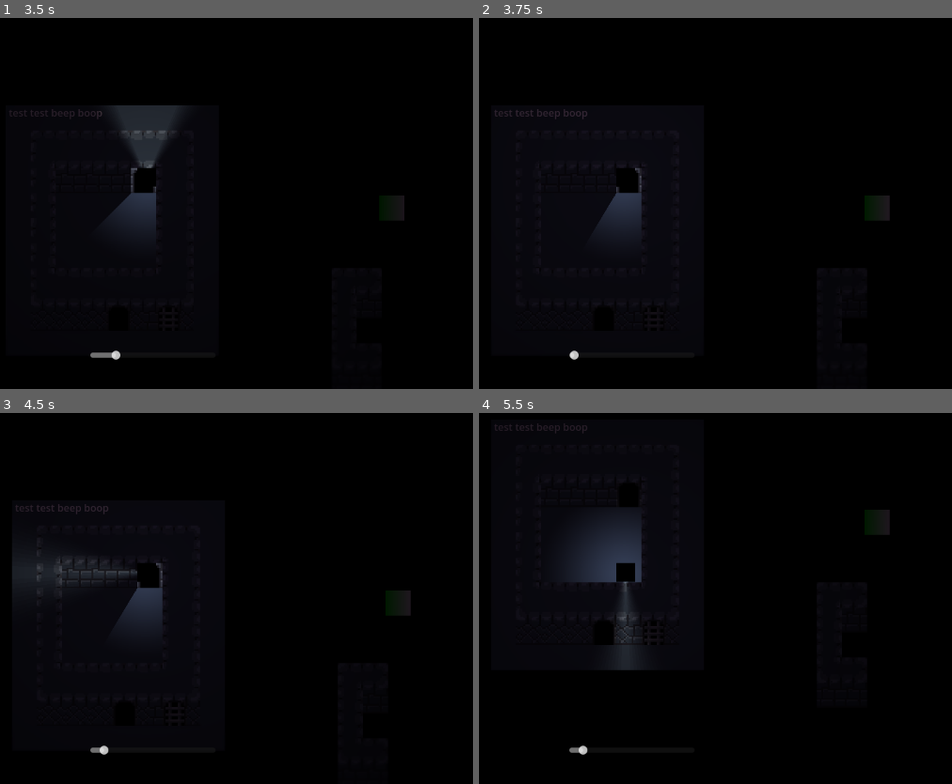
Above: before the commit, frames 1-4 (two rows, left to right).
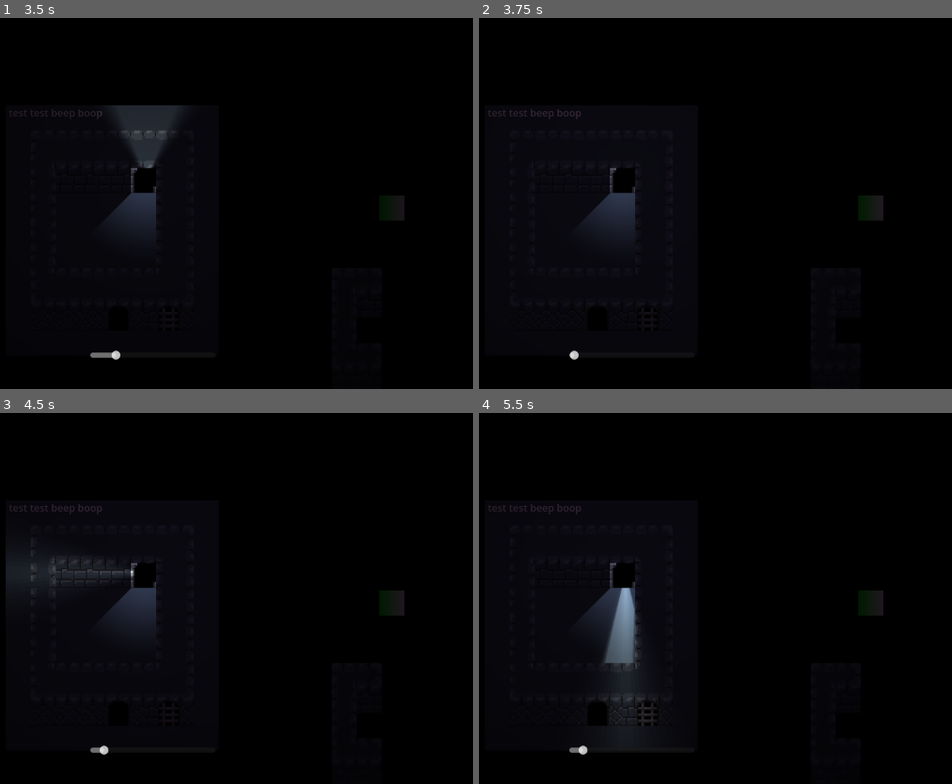
Above: after the commit, the same moments.

Repository: spdskatr/perplex-temple
Game: Godot game, scene res://scenes/test_rokas.tscn
The game is run twice, just before and just after one commit, with the same random seed, the same clock (stepped at 60 frames per second) and the same inputs. This scene is started directly instead of the project's main scene.
Inputs:
- Up to frame 1 (3.5 s): tap Enter (accept) at 0.5, 2 s; hold Right (right) 0.53-1.28 s; hold Q (DecreaseVision) 0.53-1.28 s; hold Down (down) 1.28-2.03 s; tap E (IncreaseVision) at 1.35 s; hold Right (right) 2.03-2.78 s; hold Enter (accept) 2.03-2.78 s; hold Up (up) from 2.78 s (still down); tap Shift (shift) at 2.85 s
- Up to frame 2 (3.75 s): tap Enter (accept) at 3.5 s; release Up (up) at 3.53 s; hold Left (left) from 3.53 s (still down); hold Q (DecreaseVision) from 3.53 s (still down)
- Up to frame 3 (4.5 s): keep holding Left (left); tap Enter (accept) at 4.25 s; release Q (DecreaseVision) at 4.28 s; tap E (IncreaseVision) at 4.35 s
- Up to frame 4 (5.5 s): tap Enter (accept) at 5 s; release Left (left) at 5.03 s; hold Down (down) from 5.03 s (still down); hold Enter (accept) from 5.03 s (still down)

Frame 1 is identical in both runs. In frame 2, 0.6% of the frame differs, in the area x 1-87%, y 24-58%; in frame 3, 0.9%; in frame 4, 5.7%, in the area x 1-87%, y 2-91%.
Error before the commit: Invalid assignment of property or key 'frozen' with value of type 'bool' on a base object of type 'null instance'. (res://scenes/scripts/test_spdskatr/level.gd…
Error after the commit: Attempt to call function 'transit' in base 'null instance' on a null instance. (res://scenes/scripts/test_spdskatr/level.gd:26)

Commit message:
fix post merge

Diff:
--- a/scenes/scripts/test_spdskatr/level.gd
+++ b/scenes/scripts/test_spdskatr/level.gd
@@ -1,6 +1,6 @@
 extends Node2D
 
-@onready var player : CharacterBody2D = get_node("Level/Player")
+@onready var player : CharacterBody2D = get_node("Player")
 @onready var textbox : Panel = get_node("Dialogue/Panel")
 
 # Called when the node enters the scene tree for the first time.
@@ -23,7 +23,7 @@
 func with_blink(callback):
 	var blinking = func():
 		player.frozen = true
-		await $Level/Transition.transit()
+		await $Transition.transit()
 		callback.call()
 		player.frozen = false
 	return blinking
--- a/scenes/test_spdskatr.tscn
+++ b/scenes/test_spdskatr.tscn
@@ -9,6 +9,7 @@
 [ext_resource type="Texture2D" uid="uid://bbfal07mc8oso" path="res://assets/faces/placeholder2.png" id="6_x48w0"]
 [ext_resource type="PackedScene" uid="uid://cv8ct654whpqf" path="res://scenes/objects/ice_cube.tscn" id="8_oxbxt"]
 [ext_resource type="PackedScene" uid="uid://d3bbckj3x7cqi" path="res://scenes/hud.tscn" id="9_hbrsj"]
+[ext_resource type="Script" path="res://scenes/scripts/transition.gd" id="10_e66bv"]
 
 [sub_resource type="RectangleShape2D" id="RectangleShape2D_8gwwp"]
 size = Vector2(10, 10)
@@ -77,6 +78,9 @@
 
 [node name="HUD" parent="." instance=ExtResource("9_hbrsj")]
 
+[node name="Transition" type="CanvasModulate" parent="."]
+script = ExtResource("10_e66bv")
+
 [connection signal="body_entered" from="Pad" to="." method="_on_pad_body_entered"]
 [connection signal="body_entered" from="Pad2" to="." method="_on_pad_2_body_entered"]
 [connection signal="body_entered" from="Door1" to="." method="_on_door_1_body_entered"]
Not shown: 1 places in scenes/test_spdskatr.tscn that only renumber resources
